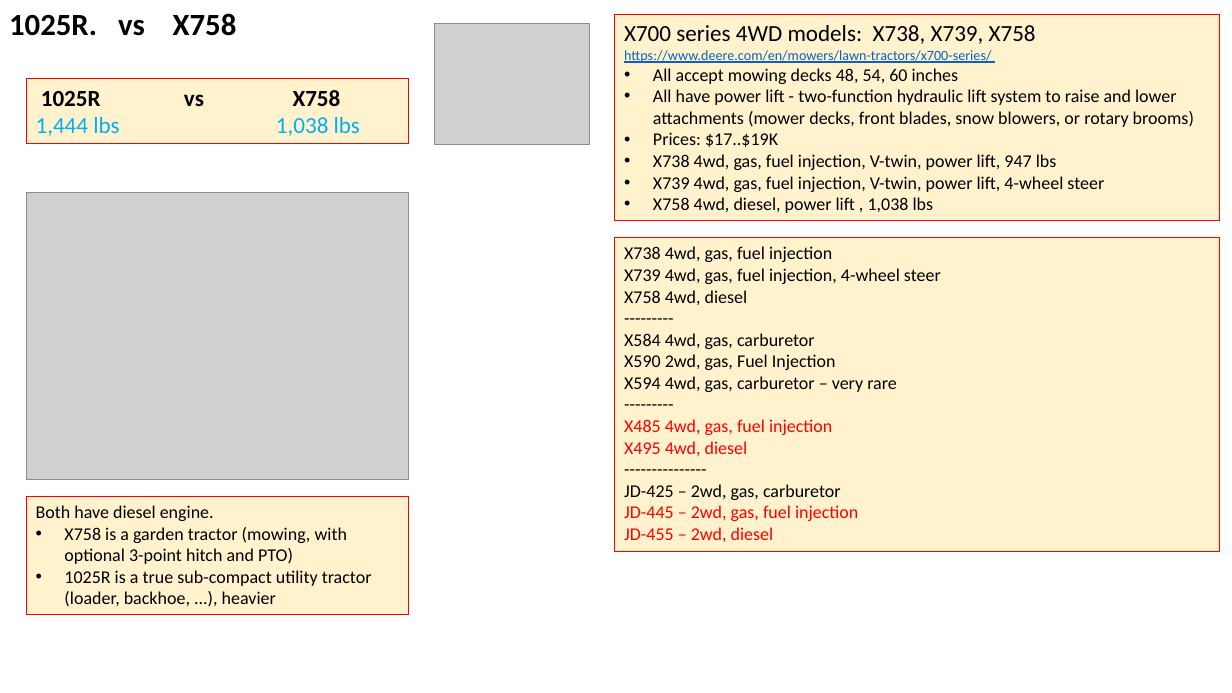
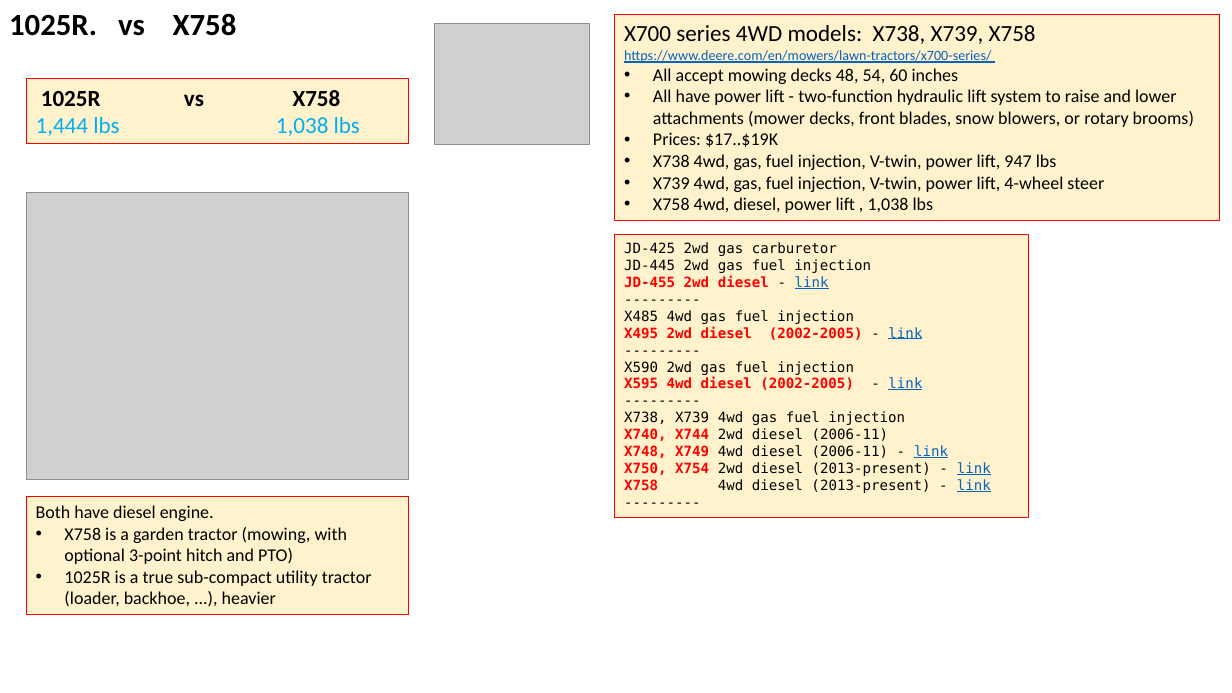
Before and after one commit to lselector/misc_farm, a slide deck: slide 3 of tractor_jd_1025r_X738.pptx. Drawn at 1232x693 pixels with LibreOffice and Linux fonts; fonts in the diff are those of the drawing; grey boxes stand for pictures. Boxes give left, top, right and bottom in pixels: in the first picture for what was removed or moved away, otherwise in the second. Text is boxed around its words. In the diff, an @@ line names an element or a change of style, - is before the commit and + after.

Commit message:
update

```diff
--- a/tractor_jd_1025r_X738.pptx
+++ b/tractor_jd_1025r_X738.pptx
@@ rectangle "JD-425 2wd gas carburetor": place and size @@
-rectangle "JD-425 2wd gas carburetor" at (616, 238, 1220, 552)
+rectangle "JD-425 2wd gas carburetor" at (616, 235, 1030, 518)
@@ rectangle "JD-425 2wd gas carburetor" at (616, 235, 1030, 518): size 14 to 11 pt, font Calibri to DejaVu Sans Mono in "---------", "---------" @@
@@ text in rectangle at (624, 242, 871, 289): text changed; size 14 to 11 pt; font Calibri to DejaVu Sans Mono @@
-X738 4wd, gas, fuel injection
-X739 4wd, gas, fuel injection, 4-wheel steer
-X758 4wd, diesel
+JD-425 2wd gas carburetor
+JD-445 2wd gas fuel injection
+JD-455 2wd diesel - link
@@ text in rectangle at (624, 310, 922, 340): text changed; size 14 to 11 pt; font Calibri to DejaVu Sans Mono @@
-X584 4wd, gas, carburetor
-X590 2wd, gas, Fuel Injection
-X594 4wd, gas, carburetor – very rare
+X485 4wd gas fuel injection
+X495 2wd diesel (2002-2005) - link
@@ text in rectangle at (624, 361, 991, 493): text changed; size 14 to 11 pt; font Calibri to DejaVu Sans Mono; text colour #FF0000 to #000000 @@
-X485 4wd, gas, fuel injection
-X495 4wd, diesel
----------------
-JD-425 – 2wd, gas, carburetor
-JD-445 – 2wd, gas, fuel injection
-JD-455 – 2wd, diesel
+X590 2wd gas fuel injection
+X595 4wd diesel (2002-2005) - link
+---------
+X738, X739 4wd gas fuel injection
+X740, X744 2wd diesel (2006-11)
+X748, X749 4wd diesel (2006-11) - link
+X750, X754 2wd diesel (2013-present) - link
+X758 4wd diesel (2013-present) - link
+---------
```
